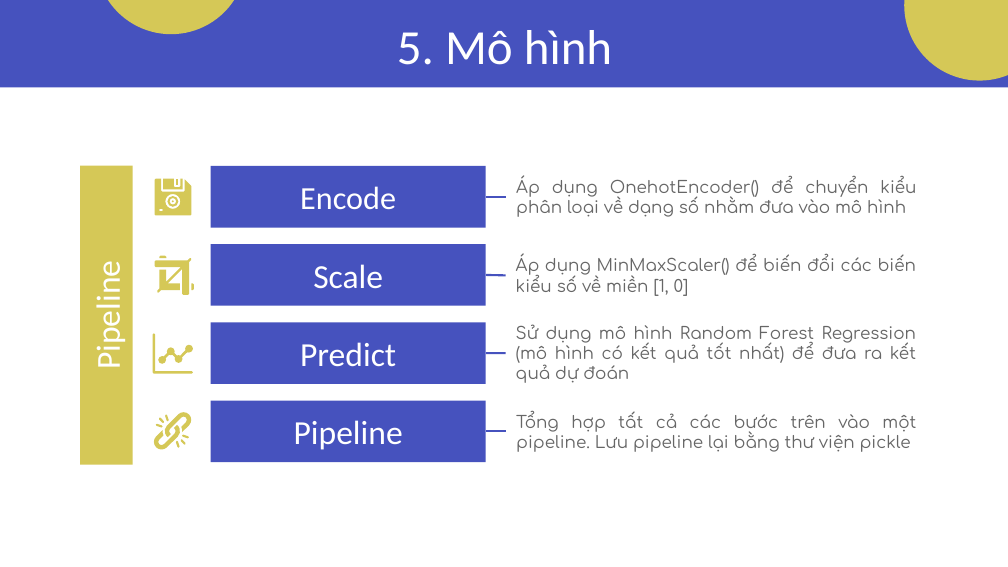
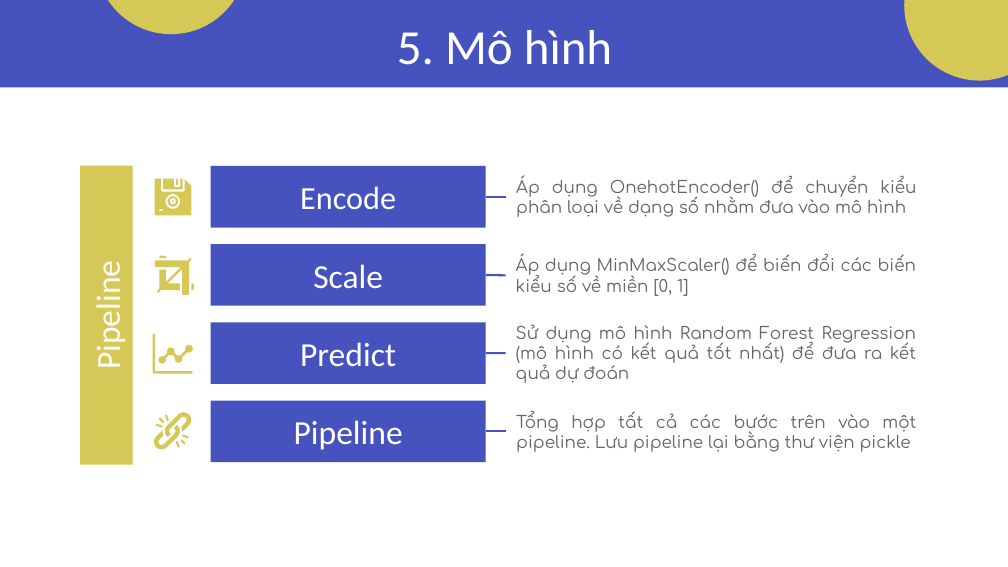
Before and after one commit to Tam1032/Garment-Employee-Productivity, a slide deck: slide 13 of Report/Slide.pptx. Drawn at 1008x567 pixels with LibreOffice and Linux fonts; fonts in the diff are those of the drawing. Boxes give left, top, right and bottom in pixels: in the first picture for what was removed or moved away, otherwise in the second. Text is boxed around its words. In the diff, an @@ line names an element or a change of style, - is before the commit and + after.

```diff
--- a/Report/Slide.pptx
+++ b/Report/Slide.pptx
@@ text at bbox=[516, 253, 916, 296]: text changed @@
-Áp dụng MinMaxScaler() để biến đổi các biến kiểu số về miền [1, 0]
+Áp dụng MinMaxScaler() để biến đổi các biến kiểu số về miền [0, 1]
```
Also in this commit, not shown: 1 other slide changed.
